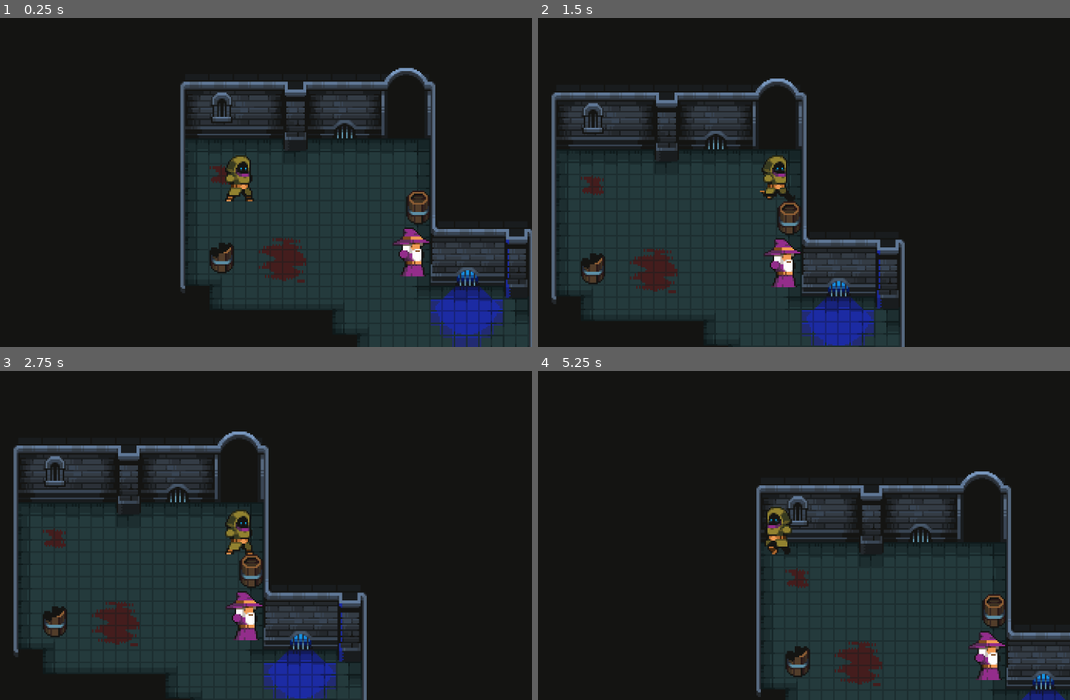
Above: before the commit, frames 1-4 (two rows, left to right).
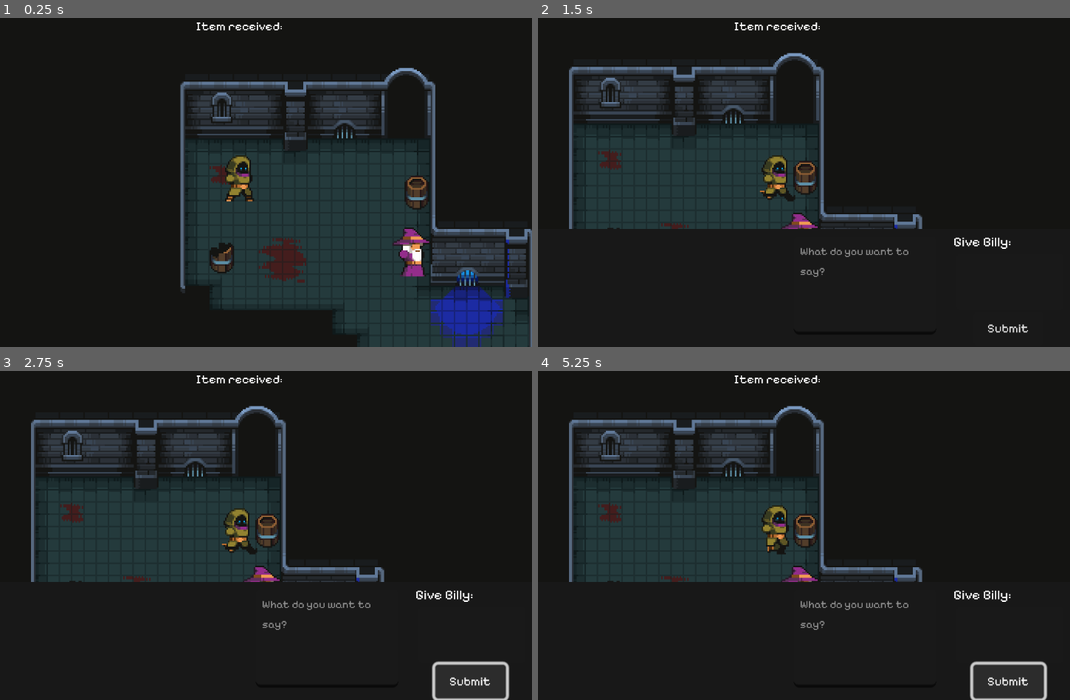
Above: after the commit, the same moments.

Repository: Sajeg/BreakOut
Game: Godot game, scene res://Scenes/main.tscn
The game is run twice, just before and just after one commit, with the same random seed, the same clock (stepped at 60 frames per second) and the same inputs.
Inputs (mouse positions are in pixels of both pictures, inside the frame that each line leads up to):
- Up to frame 1 (0.25 s): no input
- Up to frame 2 (1.5 s): hold D (right) 0.53-1.28 s; hold E (interact) 0.53-1.28 s; hold S (down) from 1.28 s (still down); tap E (interact) at 1.35 s
- Up to frame 3 (2.75 s): release S (down) at 2 s; click (468, 680) at 2 s, where only the run after the commit has a clickable "Submit"
- Up to frame 4 (5.25 s): hold D (right) 2.78-3.53 s; hold E (interact) 2.78-3.53 s; hold W (up) 3.53-4.28 s; tap E (interact) at 3.6, 5.1 s; hold E (interact) 4.28-5.03 s; hold A (left) from 4.28 s (still down)

The runs differ from the first frame. In frame 1, 0.6% of the frame differs, in the area x 36-81%, y 1-63%; in frame 2, 25%; in frame 3, 27%; in frame 4, 37%, in the area x 5-100%, y 1-100%.

Commit message:
Added Barrel

Diff:
--- a/Assets/theme.tres
+++ b/Assets/theme.tres
@@ -10,7 +10,7 @@
 
 [resource]
 default_font = ExtResource("1_iou32")
-default_font_size = 11
+default_font_size = 8
 LineEdit/styles/focus = SubResource("StyleBoxEmpty_y0cdh")
 LineEdit/styles/normal = SubResource("StyleBoxEmpty_t1p5a")
 LineEdit/styles/read_only = SubResource("StyleBoxEmpty_7gk5v")
--- a/Player.gd
+++ b/Player.gd
@@ -4,11 +4,13 @@
 @onready var animPlayer = get_node("AnimationPlayer")
 
 @export var inventory = []
+@export var ai: Control
 
 var speed = 150
 var can_speak = false
 var is_speaking = false
 var can_loot = false
+var loot_node
 
 func _physics_process(delta):
 	process_input(delta)
@@ -34,26 +36,41 @@
 
 func _input(event):
 	if event.is_action_pressed("interact") && can_speak:
-		#if is_speaking:
-		#	tooltip.visible = true
-		#	$SpeakUI.visible = false
-		#	is_speaking = false
-		#else:
+		if not is_speaking:
 			tooltip.visible = false
 			$SpeakUI.visible = true
 			is_speaking = true
+	if event.is_action_pressed("exit") && can_speak:
+		if is_speaking:
+			tooltip.visible = true
+			$SpeakUI.visible = false
+			is_speaking = false
+
+	if event.is_action_pressed("interact") && can_loot:
+		if loot_node.loot_overwrite == null:
+			loot_node.set_looted()
+			add_to_inventory(loot_node.loot_overwrite)
+		else:
+			loot_node.set_looted()
+			add_to_inventory(vars.avaible_loot[randi() % vars.avaible_loot.size()])
+
+func add_to_inventory(item):
+	inventory.append(item)
+	$InventoryNotification.text = "New Item received: " + item
+	$InventoryNotification.visible = true
 
 func _on_area_2d_area_entered(area):
 	if area.name == "Wizard":
 		tooltip.visible = true
 		can_speak = true
+	elif area.name == "Object":
+		loot_node = area.get_parent()
+		can_loot = loot_node.get
 
 
 func _on_area_2d_area_exited(area):
 	if area.name == "Wizard":
 		tooltip.visible = false
 		can_speak = false
-
-
-func _on_button_pressed():
-	pass # Replace with function body.
+	elif area.name == "Object":
+		can_loot = false
--- a/Scenes/SpeakUI.gd
+++ b/Scenes/SpeakUI.gd
@@ -4,9 +4,9 @@
 
 func _on_button_pressed():
 	if player.inventory == ["Nothing"]:
-		$AIManager.add_message($Input.text)
+		player.ai.add_message($Input.text)
 	else:
-		$AIManager.add_message($Input.text, player.inventory)
+		player.ai.add_message($Input.text, player.inventory)
 		player.inventory == []
 
 
--- a/Scenes/ai_manager.tscn
+++ b/Scenes/ai_manager.tscn
@@ -2,7 +2,9 @@
 
 [ext_resource type="Script" path="res://Scripts/ai_manager.gd" id="1_gsrx3"]
 
-[node name="AIManager" type="Node2D"]
+[node name="AIManager" type="Control"]
+layout_mode = 3
+anchors_preset = 0
 script = ExtResource("1_gsrx3")
 
 [node name="HTTPRequest" type="HTTPRequest" parent="."]
--- /dev/null
+++ b/Scenes/barrel.tscn
@@ -0,0 +1,36 @@
+[gd_scene load_steps=6 format=3 uid="uid://vlj7bhi0c4gq"]
+
+[ext_resource type="Script" path="res://Scripts/Barrel.gd" id="1_gykoh"]
+[ext_resource type="Texture2D" uid="uid://dcf1okg51v23f" path="res://Assets/Props/Barrel.png" id="2_ni3nf"]
+[ext_resource type="Texture2D" uid="uid://bwouyhut5oj4h" path="res://Assets/Props/Barrel_empty.png" id="3_vxa6d"]
+
+[sub_resource type="CapsuleShape2D" id="CapsuleShape2D_qkp24"]
+radius = 8.0
+height = 22.0
+
+[sub_resource type="CapsuleShape2D" id="CapsuleShape2D_0s5u5"]
+radius = 13.0
+height = 38.0
+
+[node name="Barrel" type="StaticBody2D"]
+script = ExtResource("1_gykoh")
+
+[node name="Barrel" type="Sprite2D" parent="."]
+texture_filter = 1
+texture = ExtResource("2_ni3nf")
+
+[node name="Barrel_empty" type="Sprite2D" parent="."]
+visible = false
+texture_filter = 1
+position = Vector2(0, 0.5)
+texture = ExtResource("3_vxa6d")
+
+[node name="CollisionShape2D" type="CollisionShape2D" parent="."]
+position = Vector2(0, 4)
+shape = SubResource("CapsuleShape2D_qkp24")
+
+[node name="Object" type="Area2D" parent="."]
+
+[node name="CollisionShape2D" type="CollisionShape2D" parent="Object"]
+position = Vector2(0, 4)
+shape = SubResource("CapsuleShape2D_0s5u5")
--- a/Scenes/main.tscn
+++ b/Scenes/main.tscn
@@ -1,9 +1,11 @@
-[gd_scene load_steps=8 format=3 uid="uid://xumfropcot62"]
+[gd_scene load_steps=10 format=3 uid="uid://xumfropcot62"]
 
 [ext_resource type="Texture2D" uid="uid://bflkw4mk2m25q" path="res://Assets/Tiles.png" id="1_din52"]
 [ext_resource type="Texture2D" uid="uid://b4vypwhaqy2cc" path="res://Assets/Props.png" id="2_bi2rq"]
 [ext_resource type="PackedScene" uid="uid://bys67aluqyox4" path="res://Scenes/player.tscn" id="2_nuvfg"]
 [ext_resource type="PackedScene" uid="uid://csd6ikilylmnc" path="res://Scenes/wizard.tscn" id="4_gi0r6"]
+[ext_resource type="PackedScene" uid="uid://deg2j8cndure2" path="res://Scenes/ai_manager.tscn" id="4_rldry"]
+[ext_resource type="PackedScene" uid="uid://vlj7bhi0c4gq" path="res://Scenes/barrel.tscn" id="6_tdxaa"]
 
 [sub_resource type="TileSetAtlasSource" id="TileSetAtlasSource_47fml"]
 texture = ExtResource("1_din52")
@@ -1601,11 +1603,28 @@
 layer_1/navigation_enabled = false
 layer_1/tile_data = PackedInt32Array(327682, 0, 0, 327683, 65536, 0, 327684, 65536, 0, 327685, 131072, 0, 327687, 0, 0, …(636 unchanged characters)…
 layer_2/name = "Decorations"
-layer_2/tile_data = PackedInt32Array(917517, 196608, 19, 786445, 262144, 18, 393219, 589825, 1, 327683, 589825, 0, 589835, 65537, 0, 720899, 65537, 2)
+layer_2/tile_data = PackedInt32Array(917517, 196608, 19, 786445, 262144, 18, 393219, 589825, 1, 327683, 589825, 0, 720899, 65537, 2)
 
 [node name="Wizard" parent="." instance=ExtResource("4_gi0r6")]
 position = Vector2(179, 202)
 
-[node name="Player" parent="." instance=ExtResource("2_nuvfg")]
+[node name="AIManager" parent="Wizard" instance=ExtResource("4_rldry")]
+offset_left = -179.0
+offset_top = -202.0
+offset_right = -179.0
+offset_bottom = -202.0
+character = "Your a Billy a friendly wizard. Your task is to keep the Dungeon clean."
+inventory = ["Broom", "Friendly Spider"]
+
+[node name="Player" parent="." node_paths=PackedStringArray("ai") instance=ExtResource("2_nuvfg")]
 position = Vector2(67, 153)
 motion_mode = 1
+ai = NodePath("../Wizard/AIManager")
+
+[node name="Barrel" parent="." instance=ExtResource("6_tdxaa")]
+position = Vector2(183, 147)
+loot_overwrite = "Key"
+
+[connection signal="new_response" from="Wizard/AIManager" to="Player/SpeakUI" method="_on_ai_manager_new_response"]
+
+[editable path="Player"]
--- a/Scenes/player.tscn
+++ b/Scenes/player.tscn
@@ -1,11 +1,10 @@
-[gd_scene load_steps=13 format=3 uid="uid://bys67aluqyox4"]
+[gd_scene load_steps=12 format=3 uid="uid://bys67aluqyox4"]
 
 [ext_resource type="Script" path="res://Player.gd" id="1_vwn2r"]
 [ext_resource type="Texture2D" uid="uid://ciwhurobshy73" path="res://Assets/Player/Idle-Sheet.png" id="2_a7yuu"]
 [ext_resource type="Texture2D" uid="uid://exomugydqmjm" path="res://Assets/Player/Run-Sheet.png" id="3_csmki"]
 [ext_resource type="Theme" uid="uid://cpwjiok04og8e" path="res://Assets/theme.tres" id="4_1qt2t"]
 [ext_resource type="Script" path="res://Scenes/SpeakUI.gd" id="4_2w3k3"]
-[ext_resource type="PackedScene" uid="uid://deg2j8cndure2" path="res://Scenes/ai_manager.tscn" id="6_cxeah"]
 
 [sub_resource type="Animation" id="Animation_fh4qs"]
 length = 0.001
@@ -260,7 +259,7 @@
 offset_bottom = 14.0
 theme = ExtResource("4_1qt2t")
 theme_override_font_sizes/font_size = 9
-text = "Your Inventory:"
+text = "Give Billy:"
 
 [node name="Button" type="Button" parent="SpeakUI"]
 layout_mode = 0
@@ -271,11 +270,14 @@
 theme = ExtResource("4_1qt2t")
 text = "Submit"
 
-[node name="AIManager" parent="SpeakUI" instance=ExtResource("6_cxeah")]
-character = "Your a Billy a friendly wizard. Your task is to keep the Dungeon clean."
-inventory = ["Broom", "Friendly Spider"]
+[node name="InventoryNotification" type="Label" parent="."]
+offset_left = -28.0
+offset_top = -119.0
+offset_right = 29.0
+offset_bottom = -109.0
+theme = ExtResource("4_1qt2t")
+text = "Item received:"
 
 [connection signal="area_entered" from="Area2D" to="." method="_on_area_2d_area_entered"]
 [connection signal="area_exited" from="Area2D" to="." method="_on_area_2d_area_exited"]
 [connection signal="pressed" from="SpeakUI/Button" to="SpeakUI" method="_on_button_pressed"]
-[connection signal="new_response" from="SpeakUI/AIManager" to="SpeakUI" method="_on_ai_manager_new_response"]
--- /dev/null
+++ b/Scripts/Barrel.gd
@@ -0,0 +1,20 @@
+extends StaticBody2D
+
+@export var looted = false
+@export var loot_overwrite: String
+
+func _ready():
+	if looted:
+		$Barrel.visible = false
+		$Barrel_empty.visible = true
+	else:
+		$Barrel.visible = true
+		$Barrel_empty.visible = false
+
+func can_loot():
+	return !looted
+
+func set_looted():
+	looted = true
+	$Barrel.visible = false
+	$Barrel_empty.visible = true
--- a/Scripts/ai_manager.gd
+++ b/Scripts/ai_manager.gd
@@ -1,4 +1,4 @@
-extends Node2D
+extends Control
 
 signal new_response(text: String, friendship: int, inventory: Array)
 
@@ -17,6 +17,7 @@
 	continue_chat(give)
 
 func continue_chat(give):
+	print("Sending request")
 	var prompt = "Let's play a prison role playing game where we both are imates."
 	prompt += character
 	if has_friendship:
@@ -47,7 +48,6 @@
 		data["contents"].append(part.get_formated(inventory, friendship, give))
 
 	var json = JSON.stringify(data)
-	print(json)
 
 	var error = http_request.request(url, header, HTTPClient.METHOD_POST, json)
 	if error != OK:
@@ -65,6 +65,7 @@
 	return config.get_value("API", "api_key", "")
 
 func _on_http_request_request_completed(result, response_code, headers, body):
+	print("Got response")
 	if response_code == 200:
 		var model_response = JSON.parse_string(body.get_string_from_utf8())
 		var model_text = JSON.stringify(model_response["candidates"][0]["content"]["parts"][0]["text"])
--- /dev/null
+++ b/Scripts/vars.gd
@@ -0,0 +1,5 @@
+extends Node
+
+var avaible_loot = [
+	"key", "cans", "potatoe"
+]
--- a/project.godot
+++ b/project.godot
@@ -15,6 +15,10 @@
 config/features=PackedStringArray("4.2", "Forward Plus")
 boot_splash/bg_color=Color(0, 0, 0, 1)
 config/icon="res://icon.svg"
+
+[autoload]
+
+vars="*res://Scripts/vars.gd"
 
 [input]
 
@@ -54,6 +58,11 @@
 , Object(InputEventJoypadButton,"resource_local_to_scene":false,"resource_name":"","device":-1,"button_index":2,"pressure":0.0,"pressed":true,"script":null)
 ]
 }
+exit={
+"deadzone": 0.5,
+"events": [Object(InputEventKey,"resource_local_to_scene":false,"resource_name":"","device":-1,"window_id":0,"alt_pressed":false,"shift_pressed":false,"ctrl_pressed":false,"meta_pressed":false,"pressed":false,"keycode":0,"physical_keycode":4194305,"key_label":0,"unicode":0,"echo":false,"script":null)
+]
+}
 
 [layer_names]
 
Binary file added: Assets/Props/Barrel.png
Not shown, added: Assets/Props/Barrel.png.import
Binary file added: Assets/Props/Barrel_empty.png
Not shown, added: Assets/Props/Barrel_empty.png.import
